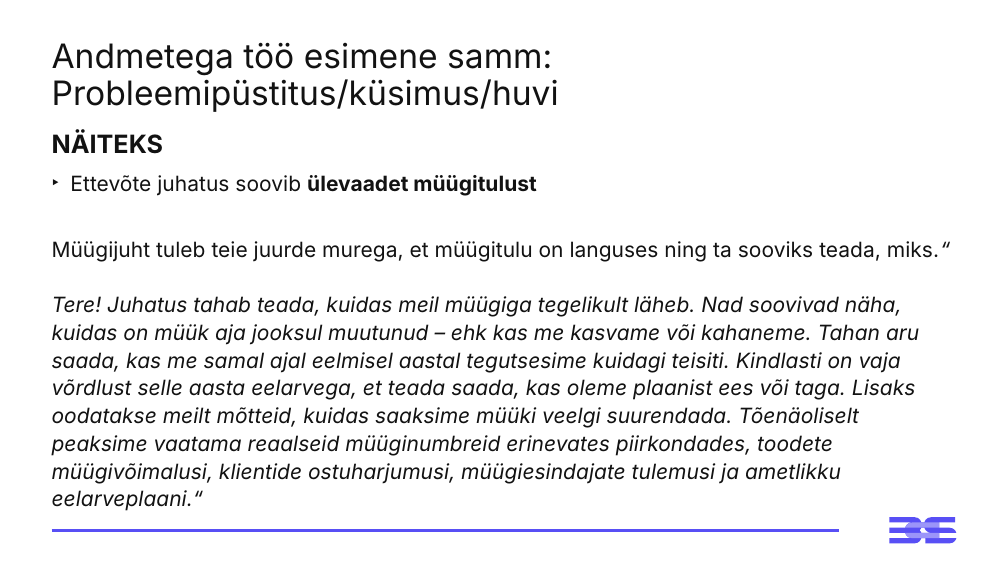
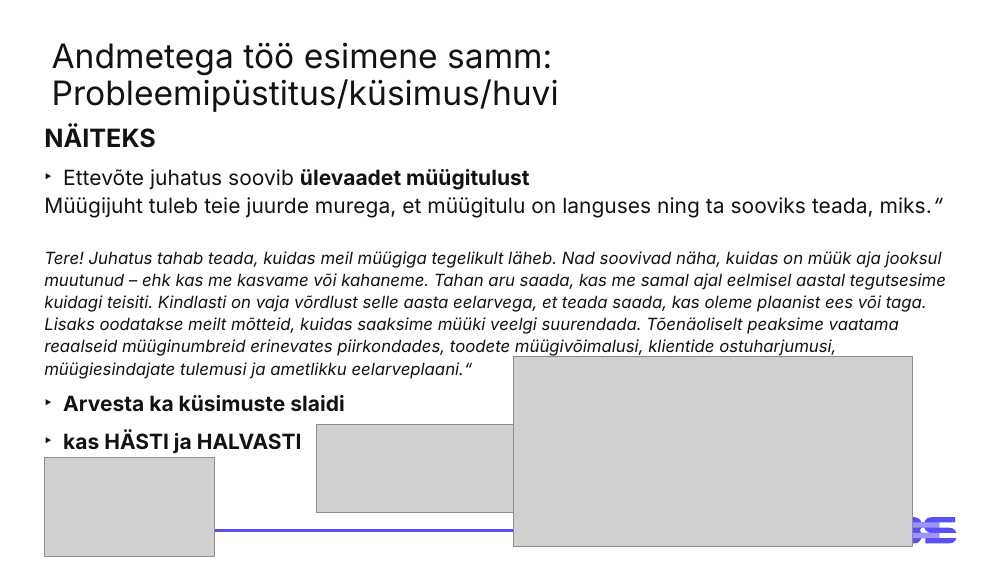
Before and after one commit to emilieabel/andmetarkus, a slide deck: slide 44 of Materjalid/Day3 M Visuaalid Andmelugu/3-paev-andmetarkus-esitlus.pptx. Drawn at 1008x567 pixels with LibreOffice and Linux fonts; fonts in the diff are those of the drawing; grey boxes stand for pictures. Boxes give left, top, right and bottom in pixels: in the first picture for what was removed or moved away, otherwise in the second. Text is boxed around its words. In the diff, an @@ line names an element or a change of style, - is before the commit and + after.

```diff
--- a/Materjalid/Day3 M Visuaalid Andmelugu/3-paev-andmetarkus-esitlus.pptx
+++ b/Materjalid/Day3 M Visuaalid Andmelugu/3-paev-andmetarkus-esitlus.pptx
@@ text at <box>44,251,946,379</box>: size 20 to 16 pt in "Tere! Juhatus tahab teada, kuidas meil müügiga ..." @@
@@ picture added at <box>513,357,913,546</box> @@
@@ text at <box>63,395,344,454</box>: paragraphs added @@
+‣ Arvesta ka küsimuste slaidi
+‣ kas HÄSTI ja HALVASTI
@@ picture added at <box>317,424,513,512</box> @@
@@ picture added at <box>45,457,215,557</box> @@
```
Also in this commit, not shown: 1 other slide changed.
